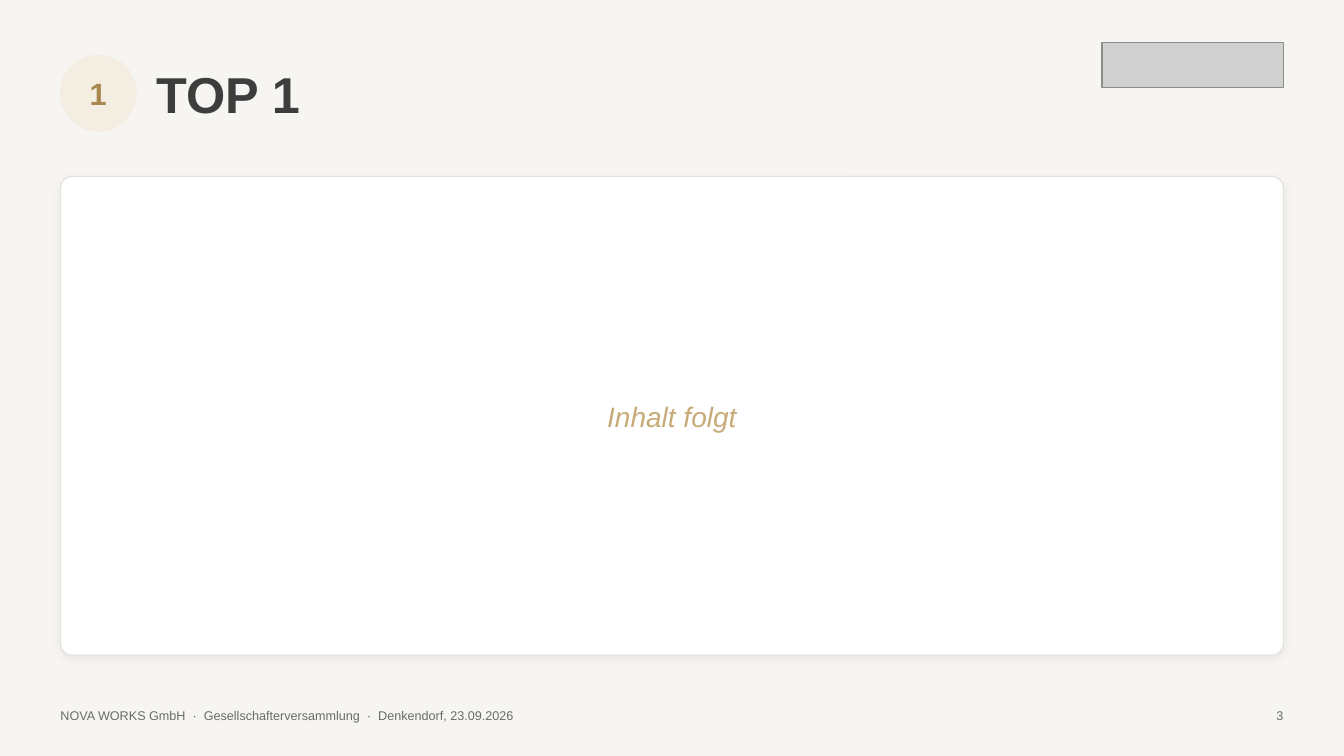
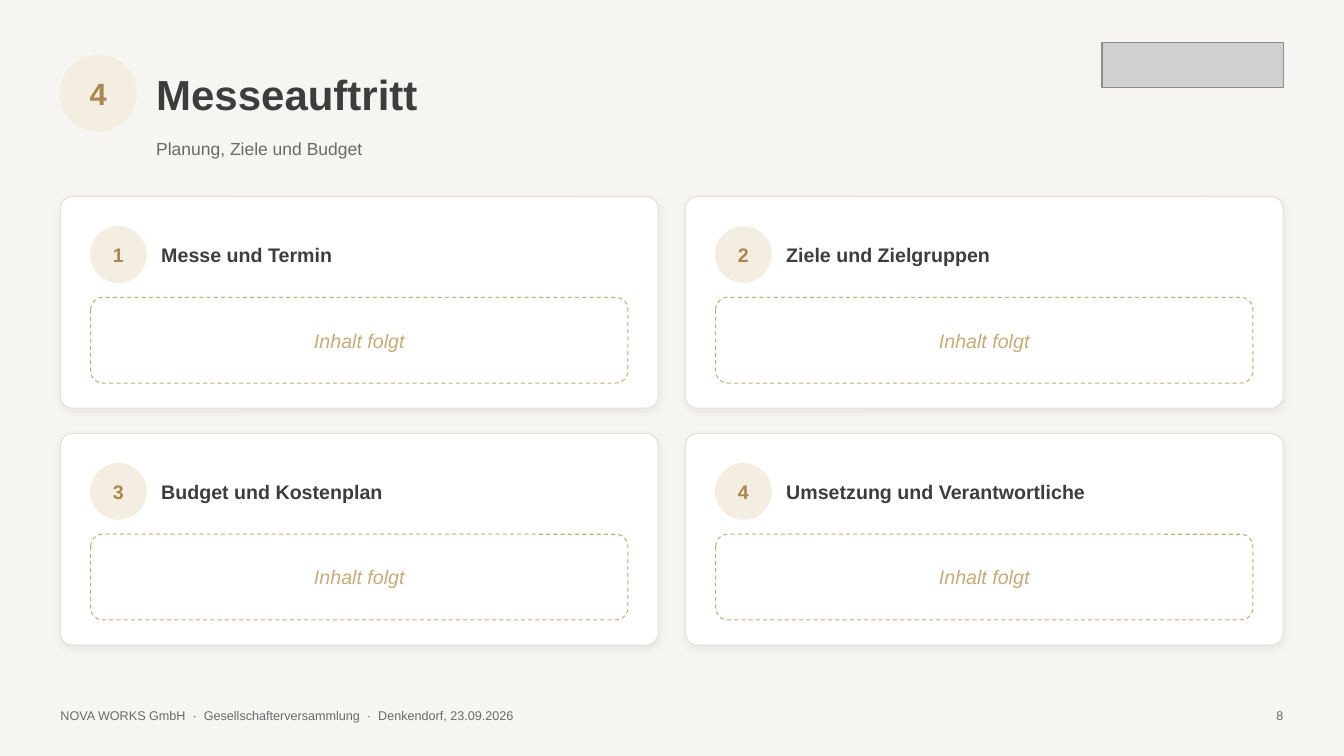
Before and after one commit to Kkoerber27/nova-works-app, a slide deck: slide 8 of praesentationen/Gesellschafterversammlung_2026-09-23.pptx (slide 3 before the commit). Drawn at 1344x756 pixels with LibreOffice and Linux fonts; fonts in the diff are those of the drawing; grey boxes stand for pictures. Boxes give left, top, right and bottom in pixels: in the first picture for what was removed or moved away, otherwise in the second. Text is boxed around its words. In the diff, an @@ line names an element or a change of style, - is before the commit and + after.

```diff
--- a/praesentationen/Gesellschafterversammlung_2026-09-23.pptx
+++ b/praesentationen/Gesellschafterversammlung_2026-09-23.pptx
@@ text added at (90,84,107,105), 22 pt, text #A8884F, bold @@
+4
@@ text removed at (156,78,300,114) @@
-TOP 1
@@ text added at (156,79,417,111), 30 pt, text #3D3D3D, bold @@
+Messeauftritt
@@ text added at (156,142,362,159), 12.5 pt, text #6A6A6A @@
+Planung, Ziele und Budget
@@ rounded rectangle removed at (60,176,1284,655) @@
@@ rounded rectangle added at (60,197,658,408), fill #FFFFFF, outline #E4E1DB 0.75 pt @@
@@ rounded rectangle added at (686,197,1284,408), fill #FFFFFF, outline #E4E1DB 0.75 pt @@
@@ text "1": place and size @@
-text "1" at (90,84,107,105)
+text "1" at (113,248,124,262)
@@ text "1" at (113,248,124,262): size 22 to 14 pt @@
@@ ellipse added at (91,227,146,282), fill #F4EEE2, outline #F4EEE2 1 pt @@
@@ ellipse added at (716,227,771,282), fill #F4EEE2, outline #F4EEE2 1 pt @@
@@ text added at (161,247,332,262), 14 pt, text #3D3D3D, bold @@
+Messe und Termin
@@ text added at (738,248,749,262), 14 pt, text #A8884F, bold @@
+2
@@ text added at (786,247,990,266), 14 pt, text #3D3D3D, bold @@
+Ziele und Zielgruppen
@@ text "Inhalt folgt": place and size @@
-text "Inhalt folgt" at (607,406,736,432)
+text "Inhalt folgt" at (314,334,404,352)
@@ text "Inhalt folgt" at (314,334,404,352): size 20 to 14 pt @@
@@ rounded rectangle added at (91,297,628,383), fill #FFFFFF, outline #C7AB78 0.75 pt dashed @@
@@ rounded rectangle added at (716,297,1253,383), fill #FFFFFF, outline #C7AB78 0.75 pt dashed @@
@@ text added at (939,334,1029,352), 14 pt, text #C7AB78, italic @@
+Inhalt folgt
@@ rounded rectangle added at (60,434,658,645), fill #FFFFFF, outline #E4E1DB 0.75 pt @@
@@ rounded rectangle added at (686,434,1284,645), fill #FFFFFF, outline #E4E1DB 0.75 pt @@
@@ text "3": place and size @@
-text "3" at (1276,711,1283,720)
+text "3" at (113,485,124,499)
@@ text "3" at (113,485,124,499): size 9 to 14 pt, text colour #6A6A6A to #A8884F, bold on; alignment right to centre @@
@@ ellipse added at (91,464,146,519), fill #F4EEE2, outline #F4EEE2 1 pt @@
@@ ellipse added at (716,464,771,519), fill #F4EEE2, outline #F4EEE2 1 pt @@
@@ text added at (161,484,383,503), 14 pt, text #3D3D3D, bold @@
+Budget und Kostenplan
@@ text added at (738,485,749,499), 14 pt, text #A8884F, bold @@
+4
@@ text added at (786,484,1085,503), 14 pt, text #3D3D3D, bold @@
+Umsetzung und Verantwortliche
@@ rounded rectangle added at (91,534,628,620), fill #FFFFFF, outline #C7AB78 0.75 pt dashed @@
@@ rounded rectangle added at (716,534,1253,620), fill #FFFFFF, outline #C7AB78 0.75 pt dashed @@
@@ text added at (314,570,404,588), 14 pt, text #C7AB78, italic @@
+Inhalt folgt
@@ text added at (939,570,1029,588), 14 pt, text #C7AB78, italic @@
+Inhalt folgt
```
Also in this commit, not shown: 2 other slides changed, 7 slides added, 3 slides removed, 2 other files.
